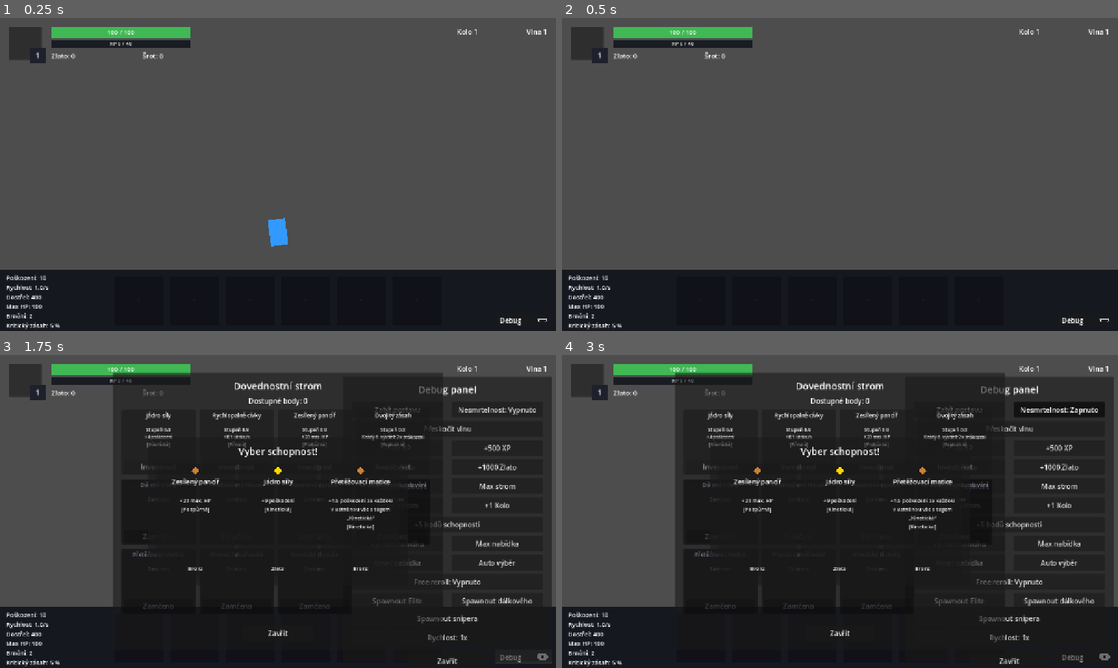
Above: before the commit, frames 1-4 (two rows, left to right).
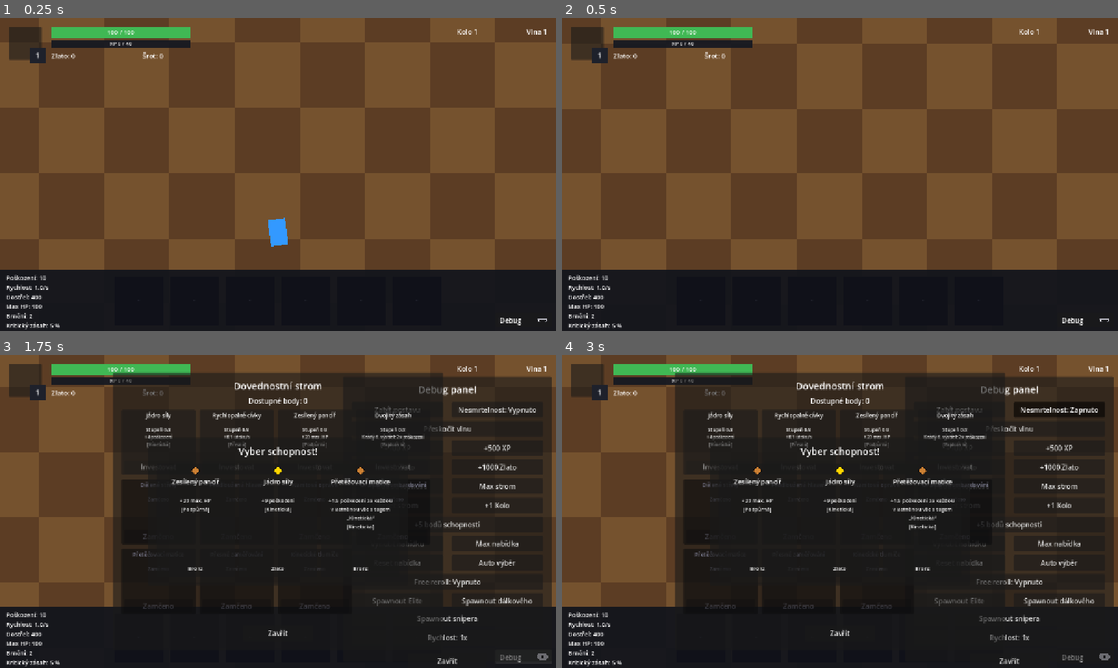
Above: after the commit, the same moments.

Repository: Wazzbi/auto-battler
Game: Godot game, scene res://scenes/main.tscn
The game is run twice, just before and just after one commit, with the same random seed, the same clock (stepped at 60 frames per second) and the same inputs.
Inputs (mouse positions are in pixels of both pictures, inside the frame that each line leads up to):
- Up to frame 1 (0.25 s): no input
- Up to frame 2 (0.5 s): no input
- Up to frame 3 (1.75 s): click (27, 380) at 0.5 s; click "Debug" at 1.25 s
- Up to frame 4 (3 s): click "Zabít postavu" at 2 s; click "Nesmrtelnost: Vypnuto" at 2.75 s

The runs differ from the first frame. In frame 1, 78% of the frame differs, in the area x 0-100%, y 0-81%; in frame 2, 78%; in frame 3, 20%; in frame 4, 20%.

Commit message:
Top-down pivot fáze 5: plně 2D vykreslování země
ground.gd: viditelný rozsah dlaždic se teď počítá na obou osách
(dřív jen X, "podlahový pás" s pevnou výškou). Šachovnice podle
posmod(x_i + y_i, 2) místo posmod(i, 2) - pravá 2D šachovnice,
nekmitá při panoramování v žádné ose. height/top_stripe_height/
top_stripe_color odstraněny úplně (koncept "podlahového pásu" a
"trávy" navrchu nedává v top-down smysl - šachovnicová mřížka je teď
celá viditelná země). Výpočet rozsahu vytažen do samostatné
_get_visible_tile_range(), aby šel testovat headless bez volání _draw().

Ověřeno headless testem: rozsah dlaždic pro 5 pozic kamery (včetně
záporných X/Y a diagonál) správně obklopuje pozici kamery na obou osách.

CLAUDE.md aktualizován (stav pivotace - zbývá už jen fáze 6).

Co-Authored-By: Claude Sonnet 5 <noreply@anthropic.com>

Diff:
--- a/scenes/levels/ground.gd
+++ b/scenes/levels/ground.gd
@@ -1,24 +1,25 @@
 extends Node2D
-## Procedurálně vykreslená dvoubarevná ("šachovnicová") podlaha.
-## Účel je čistě vizuální - díky opakujícím se dlaždicím je na první
-## pohled vidět, že se hráč/kamera skutečně posouvá levelem, i když
-## postava samotná zůstává na stejném místě obrazovky.
+## Procedurálně vykreslená dvoubarevná ("šachovnicová") podlaha - top-down
+## pivot 2026-09-27, Fáze 5: teď PLNĚ 2D mřížka dlaždic (dřív jen 1D
+## vodorovný pruh s pevnou výškou "podlahového pásu", protože hra byla
+## plošinovka a nad/pod pásem nebylo nic k vykreslení). Účel je čistě
+## vizuální - díky opakujícím se dlaždicím je na první pohled vidět, že se
+## hráč/kamera skutečně posouvá, i když postava samotná zůstává na stejném
+## místě obrazovky.
 ##
-## Level je teď bezkonečný (viz CLAUDE.md - hráč po dokončení kola pokračuje
-## dál, nevrací se na start), takže podlaha se nekreslí do pevné šířky, ale
-## znovu každý snímek jen pro aktuálně viditelný úsek podle pozice kamery -
-## dlaždice se barví podle absolutního indexu (`posmod(i, 2)`), takže vzor
-## zůstává stabilní bez ohledu na to, který úsek se zrovna kreslí.
+## Level je bezkonečný ve VŠECH směrech (hráč se může volně pohybovat, viz
+## player.gd), takže podlaha se nekreslí do pevné velikosti, ale znovu každý
+## snímek jen pro aktuálně viditelný obdélník podle pozice kamery - dlaždice
+## se barví podle SOUČTU absolutních indexů (`posmod(x_i + y_i, 2)`), takže
+## šachovnicový vzor zůstává stabilní a nekmitá bez ohledu na to, kterým
+## směrem se zrovna kamera posouvá.
 
 @export var tile_size: float = 150.0
-@export var height: float = 100.0
 @export var color_a: Color = Color(0.36, 0.24, 0.14, 1.0)
 @export var color_b: Color = Color(0.46, 0.32, 0.18, 1.0)
-## Tenký zvýrazněný pruh navrchu podlahy (jako "tráva"/okraj)
-@export var top_stripe_height: float = 10.0
-@export var top_stripe_color: Color = Color(0.32, 0.55, 0.22, 1.0)
-## Kolik dlaždic navíc vykreslit za oba okraje viditelné oblasti - rezerva
-## proti mezeře při rychlém pohybu kamery/doskakování position smoothingu
+## Kolik dlaždic navíc vykreslit za okraje viditelné oblasti (na všech 4
+## stranách) - rezerva proti mezeře při rychlém pohybu kamery/doskakování
+## position smoothingu
 @export var tile_margin_count: int = 2
 
 
@@ -28,9 +29,13 @@
 	queue_redraw()
 
 
-func _draw() -> void:
-	var view_left: float
-	var view_right: float
+## Spočítá viditelný rozsah dlaždic (min/max index na obou osách) podle
+## aktuální kamery, v LOKÁLNÍCH souřadnicích dlaždic (Ground má vlastní
+## world-space offset, viz level_01.tscn). Vytažené jako samostatná funkce
+## z _draw() konkrétně proto, aby šla otestovat headless - _draw() sám o
+## sobě nevrací nic ověřitelného.
+func _get_visible_tile_range() -> Dictionary:
+	var view_center: Vector2
 	var camera := get_viewport().get_camera_2d()
 	if camera != null:
 		# get_screen_center_position() - NE global_position - protože Camera2D
@@ -38,28 +43,25 @@
 		# v editoru/testech, hráč se běžně pohybuje plynule) by global_position
 		# běžela napřed před tím, co se skutečně vykresluje na obrazovce, a
 		# dlaždice by se počítaly pro úsek, který kamera ještě vůbec nezabírá.
-		var half_width: float = get_viewport().get_visible_rect().size.x / 2.0
-		var center_x: float = camera.get_screen_center_position().x
-		view_left = center_x - half_width
-		view_right = center_x + half_width
+		view_center = camera.get_screen_center_position()
 	else:
-		view_left = 0.0
-		view_right = get_viewport().get_visible_rect().size.x
+		view_center = get_viewport().get_visible_rect().size / 2.0
 
-	# Ground má vlastní offset (viz level_01.tscn) - _draw() kreslí v lokálních
-	# souřadnicích, takže viditelný rozsah musíme převést z world-space.
-	var local_left: float = view_left - global_position.x
-	var local_right: float = view_right - global_position.x
+	var half_size: Vector2 = get_viewport().get_visible_rect().size / 2.0
+	var local_center: Vector2 = view_center - global_position
 
-	var first_tile: int = int(floor(local_left / tile_size)) - tile_margin_count
-	var last_tile: int = int(ceil(local_right / tile_size)) + tile_margin_count
+	var first_x: int = int(floor((local_center.x - half_size.x) / tile_size)) - tile_margin_count
+	var last_x: int = int(ceil((local_center.x + half_size.x) / tile_size)) + tile_margin_count
+	var first_y: int = int(floor((local_center.y - half_size.y) / tile_size)) - tile_margin_count
+	var last_y: int = int(ceil((local_center.y + half_size.y) / tile_size)) + tile_margin_count
 
-	for i in range(first_tile, last_tile + 1):
-		var x: float = i * tile_size
-		var color: Color = color_a if posmod(i, 2) == 0 else color_b
-		draw_rect(Rect2(x, 0.0, tile_size, height), color)
+	return {"first_x": first_x, "last_x": last_x, "first_y": first_y, "last_y": last_y}
 
-	if top_stripe_height > 0.0:
-		var stripe_left: float = first_tile * tile_size
-		var stripe_width: float = (last_tile - first_tile + 1) * tile_size
-		draw_rect(Rect2(stripe_left, 0.0, stripe_width, top_stripe_height), top_stripe_color)
+
+func _draw() -> void:
+	var tile_range: Dictionary = _get_visible_tile_range()
+
+	for x_i in range(tile_range["first_x"], tile_range["last_x"] + 1):
+		for y_i in range(tile_range["first_y"], tile_range["last_y"] + 1):
+			var color: Color = color_a if posmod(x_i + y_i, 2) == 0 else color_b
+			draw_rect(Rect2(x_i * tile_size, y_i * tile_size, tile_size, tile_size), color)
Not shown, changed: CLAUDE.md
